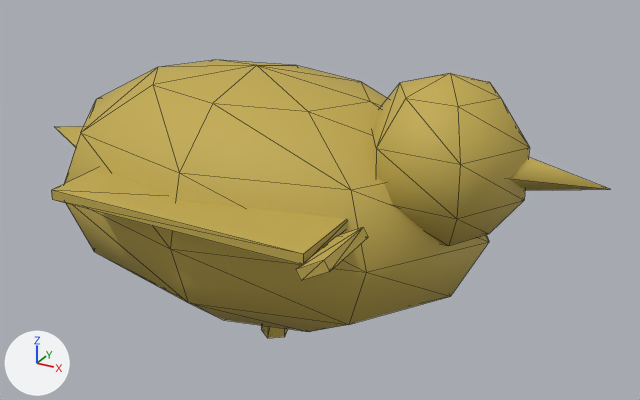
Two versions of the glTF model public/models/birds/eagle.glb, one commit apart.
Before and after are seen from a 50 mm camera at (0.684, -1.132, 0.562) aimed at (0.05, 0.02, -0.015). The lights are fixed; the arrows at lower left show +X, +Y and +Z. The first picture is the older version. Mesh edges are drawn as thin lines. Vertices at exactly the same position are counted once.
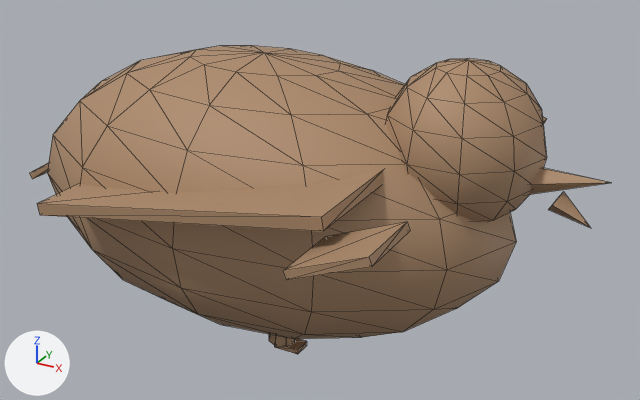
What differs and where, as boxes [x1, y1, x2, y2] in the pictures (640 x 400 px; the box of a moved part takes in the faces that stretch with it):
'Mesh_0', reshaped (11% taller)
    before: [51, 60, 608, 338]
    after: [29, 46, 610, 354]
part 1 of me_mesh_0, moved or reshaped (not visible afterwards)
    before: [64, 60, 489, 332]
part 2 of me_mesh_0, added
    after: [269, 334, 296, 346]
part 3 of me_mesh_0, added
    after: [274, 339, 307, 354]
part 4 of me_mesh_0, rebuilt
    before: [373, 73, 530, 246]
    after: [386, 58, 547, 222]
part 5 of me_mesh_0, rebuilt (17% wider, 37% shorter)
    before: [51, 167, 347, 264]
    after: [37, 170, 383, 231]
part 6 of me_mesh_0, rebuilt
    before: [55, 126, 83, 148]
    after: [29, 163, 49, 179]
part 7 of me_mesh_0, rebuilt
    before: [509, 157, 608, 190]
    after: [528, 168, 610, 195]
part 8 of me_mesh_0, added (brown)
    after: [47, 46, 516, 339]
part 9 of me_mesh_0, deleted
    before: [261, 325, 288, 338]
part 10 of me_mesh_0, deleted (yellow)
    before: [296, 227, 368, 281]
part 11 of me_mesh_0, added (brown)
    after: [283, 222, 410, 280]
part 12 of me_mesh_0, added (brown)
    after: [548, 192, 591, 228]

What changed in the scene script:
```text
Add mat_birdmaterial:
    mat_birdmaterial = principled_material('BirdMaterial')
    mat_birdmaterial.base_color = (0.42, 0.259, 0.149)  # brown #ad8b6c
    mat_birdmaterial.metallic = 0.05
    mat_birdmaterial.roughness = 0.65
Change me_mesh_0:
    used by ob_mesh_0; location = (0.0, 0.0, 0.0)
    remove me_mesh_0.from_pydata(...)  # 153 vertices, 232 faces; spans x -0.5..0.5, y -0.309..0.309, z -0.23..0.23
    remove me_mesh_0.materials.append(mat_material_0)  # yellow #c3ac4f
    add me_mesh_0.from_pydata(...)  # 367 vertices, 602 faces; spans x -0.5..0.5, y -0.35..0.35, z -0.251..0.251
    me_mesh_0 part 1: the loose piece of 52 vertices spanning x -0.442..0.342, y -0.241..0.241, z -0.222..0.2 is scaled about its middle by (0.342, 0.495, 0.495), then moved by (0.163, 0.0, 0.039), in mat_birdmaterial (brown #ad8b6c)
    me_mesh_0 part 2: a new loose piece, an 8-sided cut cone along z (radius 0.024 at the low end, 0.018 at the high end) spanning x 0.0..0.048, y -0.083..-0.036, z -0.241..-0.122, in mat_birdmaterial (brown #ad8b6c)
    me_mesh_0 part 3: a new loose piece, a box spanning x 0.0162..0.061, y -0.0745..-0.0447, z -0.2512..-0.2423, in mat_birdmaterial (brown #ad8b6c)
    me_mesh_0 part 4: the loose piece of 33 vertices spanning x 0.146..0.387, y -0.104..0.104, z -0.023..0.23 is rebuilt with 84 vertices and now spans x 0.173..0.411, y -0.113..0.113, z 0.013..0.251, in mat_birdmaterial (brown #ad8b6c)
    me_mesh_0 part 5: the loose piece of 8 vertices spanning x -0.231..0.191, y -0.279..-0.113, z 0.041..0.057 is rebuilt with 8 vertices and now spans x -0.243..0.23, y -0.298..-0.119, z 0.022..0.123, in mat_birdmaterial (brown #ad8b6c)
    me_mesh_0 part 6: the loose piece of 6 vertices spanning x -0.5..-0.276, y -0.084..0.084, z -0.1..0.065 is rebuilt with 8 vertices and now spans x -0.5..-0.287, y -0.075..0.075, z -0.052..0.077, in mat_birdmaterial (brown #ad8b6c)
    me_mesh_0 part 7: the loose piece of 6 vertices spanning x 0.334..0.5, y -0.036..0.036, z 0.067..0.139 is rebuilt with 7 vertices and now spans x 0.348..0.5, y -0.03..0.024, z 0.063..0.12, in mat_birdmaterial (brown #ad8b6c)
    me_mesh_0 part 8: a new loose piece of 126 vertices spanning x -0.453..0.381, y -0.253..0.253, z -0.226..0.221, in mat_birdmaterial (brown #ad8b6c)
    me_mesh_0 part 9: the loose piece of 12 vertices spanning x -0.013..0.033, y -0.084..-0.041, z -0.23..-0.124 is deleted
    me_mesh_0 part 10: the loose piece of 8 vertices spanning x 0.198..0.245, y -0.309..-0.203, z 0.037..0.073 is deleted
    me_mesh_0 part 11: 8 vertices added at x 0.205..0.32, y -0.35..-0.246, z 0.059..0.116
    me_mesh_0 part 12: 6 vertices added at x 0.421..0.482, y -0.018..0.018, z 0.042..0.088
    other edits to the shape of me_mesh_0 do not show in these pictures
    add me_mesh_0.materials.append(mat_birdmaterial)  # brown #ad8b6c
```
